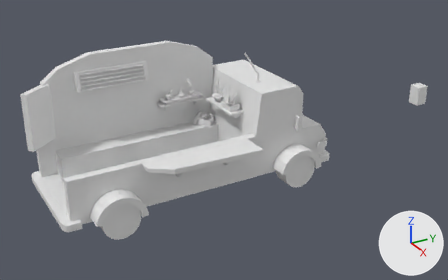
The Blender file keyboard/卡车.blend, before and after one commit.
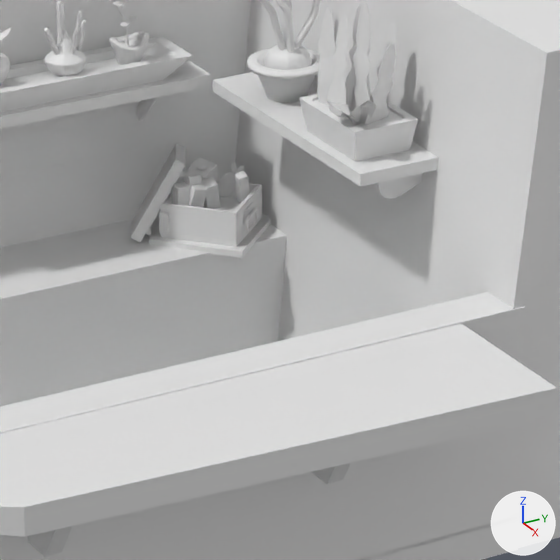
The first picture shows the older version from a camera (50 mm lens) standing at (20.65, -8.19, 11.66) and looking at (0.57, 3.33, 1.22). The close-ups show both versions on the part from 38% to 59% of the width and 30% to 64% of the height of that picture; other places that the commit changed are outside them. The lights are fixed; the arrows at lower right show +X, +Y and +Z.

Objects in the first close-up: 'Cube', '立方体', '立方体.001', '立方体.002', '立方体.003', '立方体.006', '立方体.008', '立方体.011', '立方体.013', '立方体.017', '立方体.020', '立方体.022', '立方体.028', '立方体.031', '立方体.032'.
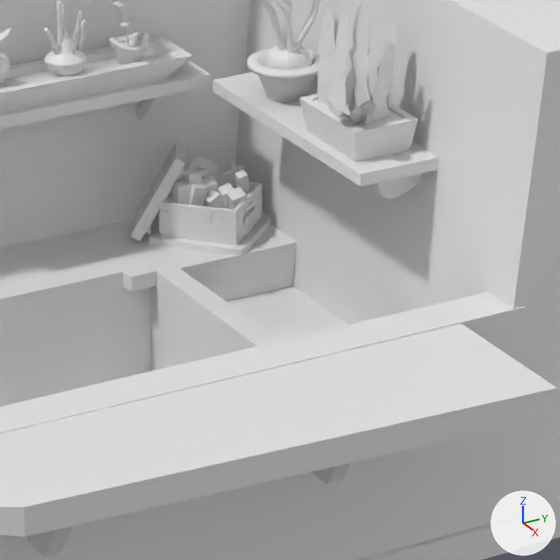
Where the change shows, as pixel boxes (x1, y1, x2, y2) in the close-ups (560 x 560 px):
'立方体.037', added: after (150, 236, 348, 371)
'立方体.022', moved: before (149, 179, 271, 258); after (149, 178, 271, 257)
'立方体.024', moved: before (131, 144, 186, 243); after (131, 143, 186, 241)
'立方体.038', added: after (123, 266, 157, 291)
'立方体.032', moved: before (202, 177, 220, 209); after (202, 176, 218, 206)
'立方体.028', moved: before (172, 182, 190, 206); after (172, 181, 190, 204)
'立方体.031', moved: before (234, 171, 250, 203); after (234, 170, 250, 195)
'立方体.035', added: after (226, 187, 250, 225)
'立方体.036', added: after (204, 190, 224, 208)
'立方体.034', added: after (217, 183, 234, 209)
'柱体.016', moved: before (246, 207, 258, 233); after (246, 206, 258, 232)

The change, as a diff of the scene's bpy script:
```diff
--- a/keyboard/卡车.blend.py
+++ b/keyboard/卡车.blend.py
@@ me_立方体_039 @@
+me_立方体_039.from_pydata(...)  # 16 vertices, 10 faces; spans x -1.0..1.0, y -1.0..1.0, z -1.0..1.0
+me_立方体_039.polygons.foreach_set('use_smooth', [True] * 10)
@@ me_立方体_038 @@
+me_立方体_038.from_pydata(...)  # 20 vertices, 14 faces; spans x -0.88..0.88, y -0.62..0.62, z -0.5..0.5
@@ ob_立方体_028 @@
 ob_立方体_028 = bpy.data.objects.new('立方体.028', me_立方体_026)
-ob_立方体_028.location = (-0.69, 2.944, 1.81)
+ob_立方体_028.location = (-0.69, 2.944, 1.819)
 ob_立方体_028.scale = (-0.0499, -0.0499, -0.109)
@@ ob_立方体_031 @@
 ob_立方体_031 = bpy.data.objects.new('立方体.031', me_立方体_030)
-ob_立方体_031.location = (-0.618, 3.39, 1.828)
+ob_立方体_031.location = (-0.618, 3.39, 1.838)
 ob_立方体_031.rotation_euler = (0.265, -0.198, 1.473)  # degrees (15, -11, 84)
@@ ob_立方体_032 @@
 ob_立方体_032 = bpy.data.objects.new('立方体.032', me_立方体_032)
-ob_立方体_032.location = (-0.7, 3.179, 1.752)
+ob_立方体_032.location = (-0.7, 3.179, 1.761)
 ob_立方体_032.rotation_euler = (0.265, -0.198, 1.473)  # degrees (15, -11, 84)
@@ ob_立方体_022 @@
 ob_立方体_022 = bpy.data.objects.new('立方体.022', me_立方体_031)
-ob_立方体_022.location = (-0.463, 3.359, 1.708)
+ob_立方体_022.location = (-0.463, 3.359, 1.718)
 ob_立方体_022.rotation_euler = (0.0, 0.0, -0.835)  # degrees (0, 0, -48)
@@ ob_立方体_036 @@
+ob_立方体_036 = bpy.data.objects.new('立方体.036', me_立方体_032.copy())  # the mesh of ob_立方体_032
+ob_立方体_036.location = (-0.607, 3.187, 1.688)
+ob_立方体_036.rotation_euler = (0.0772, -0.417, 1.687)  # degrees (4.4, -24, 97)
+ob_立方体_036.scale = (-0.0518, -0.052, -0.171)
+_m = ob_立方体_036.modifiers.new('细分', 'SUBSURF')
+_m.levels = 2
@@ ob_立方体_035 @@
+ob_立方体_035 = bpy.data.objects.new('立方体.035', me_立方体_032.copy())  # the mesh of ob_立方体_032
+ob_立方体_035.location = (-0.519, 3.302, 1.694)
+ob_立方体_035.rotation_euler = (0.265, -0.198, 1.473)  # degrees (15, -11, 84)
+ob_立方体_035.scale = (-0.0567, -0.0569, -0.187)
+_m = ob_立方体_035.modifiers.new('细分', 'SUBSURF')
+_m.levels = 2
@@ ob_立方体_034 @@
+ob_立方体_034 = bpy.data.objects.new('立方体.034', me_立方体_032.copy())  # the mesh of ob_立方体_032
+ob_立方体_034.location = (-0.601, 3.267, 1.721)
+ob_立方体_034.rotation_euler = (0.265, -0.198, 1.473)  # degrees (15, -11, 84)
+ob_立方体_034.scale = (-0.0507, -0.0509, -0.167)
+_m = ob_立方体_034.modifiers.new('细分', 'SUBSURF')
+_m.levels = 2
@@ ob_立方体_038 @@
+ob_立方体_038 = bpy.data.objects.new('立方体.038', me_立方体_039)
+ob_立方体_038.location = (-0.37, 2.421, 1.462)
+ob_立方体_038.scale = (0.104, 0.104, 0.0538)
@@ ob_立方体_037 @@
+ob_立方体_037 = bpy.data.objects.new('立方体.037', me_立方体_038)
+ob_立方体_037.location = (0.489, 3.139, 1.018)
```
